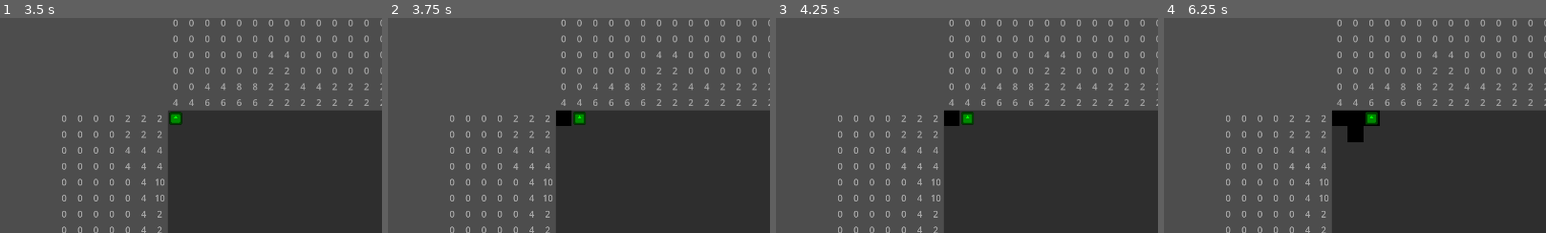
Above: before the commit, frames 1-4 (left to right).
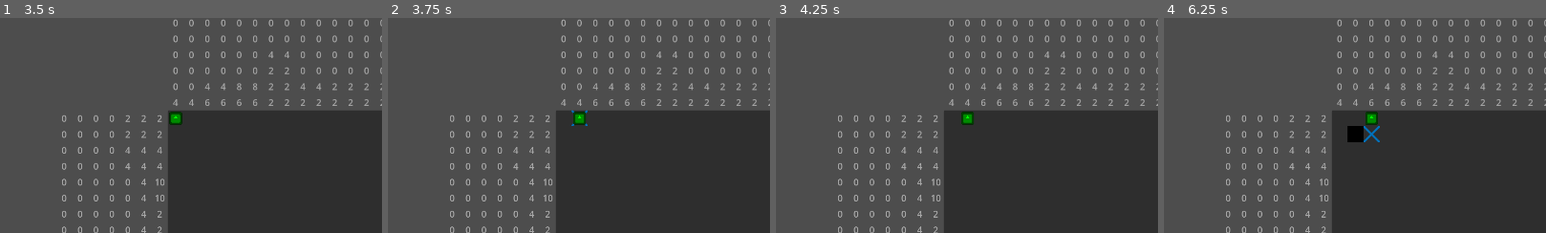
Above: after the commit, the same moments.

Repository: Kamranaway/Touhou-Fan-Game-Jam-11
Game: Godot game, scene res://assets/scenes/MainMenu.tscn
Two runs of this game, one before a commit and one after it. Both use one fixed random seed, a clock stepped at 60 frames per second and the inputs below. The engine's default icon, where the game draws it, is replaced by a stand-in: a white triangle on a blue panel in a dark square.
Inputs (mouse positions are % of the whole screen's width and height, from its top left):
- Up to frame 1 (3.5 s): click "Start" at 0.5 s; click (5, 76) at 1.25 s; click (14, 68) at 2 s; click (14, 84) at 2.75 s
- Up to frame 2 (3.75 s): tap Enter (ui_accept) at 3.5 s; move the mouse to (72, 45) at 3.52 s; hold Right (cursor_right) from 3.53 s (still down); tap X (place_cross, bound only after the commit) at 3.6 s; click (72, 45) at 3.67 s
- Up to frame 3 (4.25 s): keep holding Right (cursor_right); tap Enter (ui_accept) at 3.77, 4.07 s; tap Z (place_fill, bound only after the commit) at 3.8 s
- Up to frame 4 (6.25 s): tap Enter (ui_accept) at 4.25, 4.52, 4.55, 4.82, 5, 5.1, 5.75, 6.02 s; move the mouse to (30, 55) at 4.27 s; release Right (cursor_right) at 4.28 s; hold Down (cursor_down) 4.28-5.03 s; tap Z (place_fill, bound only after the commit) at 4.35, 6.05 s; move the mouse to (60, 28) at 5.02 s; hold Right (cursor_right) 5.03-5.78 s; tap X (place_cross, bound only after the commit) at 5.3, 5.85 s; move the mouse to (45, 70) at 5.77 s; hold Up (cursor_up) from 5.78 s (still down); click (45, 70) at 5.92 s
The pictures show only the part of the screen within x 36-86%, y 4-54%; the shares and areas given below are measured in that part.

Frame 1 is identical in both runs. In frame 2, 0.3% of the frame differs, in the area x 44-53%, y 42-51%; in frame 3, 0.3%; in frame 4, 0.8%, in the area x 44-57%, y 43-58%.

Commit message:
Keybinds for place and fill

Diff:
--- a/assets/scenes/Settings.tscn
+++ b/assets/scenes/Settings.tscn
@@ -5,7 +5,7 @@
 
 [node name="PopupPanel" type="PopupPanel"]
 initial_position = 1
-size = Vector2i(608, 345)
+size = Vector2i(608, 394)
 visible = true
 script = ExtResource("1_2ee8n")
 
@@ -15,10 +15,10 @@
 anchor_top = 0.5
 anchor_right = 0.5
 anchor_bottom = 0.5
-offset_left = 4.0
-offset_top = 4.0
-offset_right = 604.0
-offset_bottom = 341.0
+offset_left = -300.0
+offset_top = -193.0
+offset_right = 300.0
+offset_bottom = 193.0
 grow_horizontal = 2
 grow_vertical = 2
 
@@ -129,7 +129,7 @@
 [node name="up" type="Button" parent="VBoxContainer/MarginContainer/VBoxContainer/GridContainer"]
 custom_minimum_size = Vector2(120, 0)
 layout_mode = 2
-text = "up-arrow"
+text = "Up"
 script = ExtResource("2_wpgrm")
 binding_action = "cursor_up"
 
@@ -141,7 +141,7 @@
 [node name="down" type="Button" parent="VBoxContainer/MarginContainer/VBoxContainer/GridContainer"]
 custom_minimum_size = Vector2(100, 0)
 layout_mode = 2
-text = "down-arrow"
+text = "Down"
 script = ExtResource("2_wpgrm")
 binding_action = "cursor_down"
 
@@ -152,7 +152,7 @@
 
 [node name="left" type="Button" parent="VBoxContainer/MarginContainer/VBoxContainer/GridContainer"]
 layout_mode = 2
-text = "left-arrow"
+text = "Left"
 script = ExtResource("2_wpgrm")
 binding_action = "cursor_left"
 
@@ -163,14 +163,38 @@
 
 [node name="right" type="Button" parent="VBoxContainer/MarginContainer/VBoxContainer/GridContainer"]
 layout_mode = 2
-text = "right-arrow"
+text = "Right"
 script = ExtResource("2_wpgrm")
 binding_action = "cursor_right"
+
+[node name="Label5" type="Label" parent="VBoxContainer/MarginContainer/VBoxContainer/GridContainer"]
+layout_mode = 2
+text = "place_cross:"
+horizontal_alignment = 2
+
+[node name="cross" type="Button" parent="VBoxContainer/MarginContainer/VBoxContainer/GridContainer"]
+layout_mode = 2
+text = "X"
+script = ExtResource("2_wpgrm")
+binding_action = "place_cross"
+
+[node name="Label6" type="Label" parent="VBoxContainer/MarginContainer/VBoxContainer/GridContainer"]
+layout_mode = 2
+text = "place_fill:"
+horizontal_alignment = 2
+
+[node name="fill" type="Button" parent="VBoxContainer/MarginContainer/VBoxContainer/GridContainer"]
+layout_mode = 2
+text = "Z"
+script = ExtResource("2_wpgrm")
+binding_action = "place_fill"
 
 [connection signal="value_changed" from="VBoxContainer/VBoxContainer3/Master" to="." method="_on_master_value_changed"]
 [connection signal="value_changed" from="VBoxContainer/VBoxContainer/SFX" to="." method="_on_sfx_value_changed"]
 [connection signal="value_changed" from="VBoxContainer/VBoxContainer2/Music" to="." method="_on_music_value_changed"]
-[connection signal="button_down" from="VBoxContainer/MarginContainer/VBoxContainer/GridContainer/up" to="." method="_on_up_button_down"]
-[connection signal="button_down" from="VBoxContainer/MarginContainer/VBoxContainer/GridContainer/down" to="." method="_on_down_button_down"]
-[connection signal="button_down" from="VBoxContainer/MarginContainer/VBoxContainer/GridContainer/left" to="." method="_on_left_button_down"]
-[connection signal="button_down" from="VBoxContainer/MarginContainer/VBoxContainer/GridContainer/right" to="." method="_on_right_button_down"]
+[connection signal="button_down" from="VBoxContainer/MarginContainer/VBoxContainer/GridContainer/up" to="VBoxContainer/MarginContainer/VBoxContainer/GridContainer/up" method="_on_button_down"]
+[connection signal="button_down" from="VBoxContainer/MarginContainer/VBoxContainer/GridContainer/down" to="VBoxContainer/MarginContainer/VBoxContainer/GridContainer/down" method="_on_button_down"]
+[connection signal="button_down" from="VBoxContainer/MarginContainer/VBoxContainer/GridContainer/left" to="VBoxContainer/MarginContainer/VBoxContainer/GridContainer/left" method="_on_button_down"]
+[connection signal="button_down" from="VBoxContainer/MarginContainer/VBoxContainer/GridContainer/right" to="VBoxContainer/MarginContainer/VBoxContainer/GridContainer/right" method="_on_button_down"]
+[connection signal="button_down" from="VBoxContainer/MarginContainer/VBoxContainer/GridContainer/cross" to="VBoxContainer/MarginContainer/VBoxContainer/GridContainer/cross" method="_on_button_down"]
+[connection signal="button_down" from="VBoxContainer/MarginContainer/VBoxContainer/GridContainer/fill" to="VBoxContainer/MarginContainer/VBoxContainer/GridContainer/fill" method="_on_button_down"]
--- a/assets/scripts/GridContainer.gd
+++ b/assets/scripts/GridContainer.gd
@@ -46,13 +46,13 @@
 	cursor.position.y += 20
 
 func get_inputs():
-	if Input.is_action_just_pressed("ui_accept"):
+	if Input.is_action_just_pressed("place_fill"):
 		var tile = get_grid_tile(cursor_pos.x, cursor_pos.y)
 		#tile.set_state(tile.State.FILLED)
 		if tile.change_state(tile.State.FILLED):
 			update_hint_panels()
 
-	if Input.is_action_just_pressed("ui_cancel"):
+	if Input.is_action_just_pressed("place_cross"):
 		var tile = get_grid_tile(cursor_pos.x, cursor_pos.y)
 		#tile.set_state(tile.State.CROSS)
 		if tile.change_state(tile.State.CROSS):
--- a/assets/scripts/KeyMapButton.gd
+++ b/assets/scripts/KeyMapButton.gd
@@ -8,3 +8,7 @@
 			InputMap.action_erase_events(binding_action)
 			InputMap.action_add_event(binding_action, event)
 			text = event.as_text()
+
+
+func _on_button_down():
+	text = "..."
--- a/assets/scripts/Settings.gd
+++ b/assets/scripts/Settings.gd
@@ -25,19 +25,3 @@
 func _on_master_value_changed(value):
 	master_label.text = str(value)
 	AudioServer.set_bus_volume_db(AudioServer.get_bus_index("Master"), linear_to_db(value))
-
-
-func _on_up_button_down():
-	up_button.text = "..."
-
-
-func _on_down_button_down():
-	down_button.text = "..."
-
-
-func _on_left_button_down():
-	left_button.text = "..."
-
-
-func _on_right_button_down():
-	right_button.text = "..."
--- a/project.godot
+++ b/project.godot
@@ -51,3 +51,13 @@
 "events": [Object(InputEventKey,"resource_local_to_scene":false,"resource_name":"","device":-1,"window_id":0,"alt_press …(182 unchanged characters)…
 ]
 }
+place_fill={
+"deadzone": 0.5,
+"events": [Object(InputEventKey,"resource_local_to_scene":false,"resource_name":"","device":-1,"window_id":0,"alt_pressed":false,"shift_pressed":false,"ctrl_pressed":false,"meta_pressed":false,"pressed":false,"keycode":0,"physical_keycode":90,"key_label":0,"unicode":122,"echo":false,"script":null)
+]
+}
+place_cross={
+"deadzone": 0.5,
+"events": [Object(InputEventKey,"resource_local_to_scene":false,"resource_name":"","device":-1,"window_id":0,"alt_pressed":false,"shift_pressed":false,"ctrl_pressed":false,"meta_pressed":false,"pressed":false,"keycode":0,"physical_keycode":88,"key_label":0,"unicode":120,"echo":false,"script":null)
+]
+}
